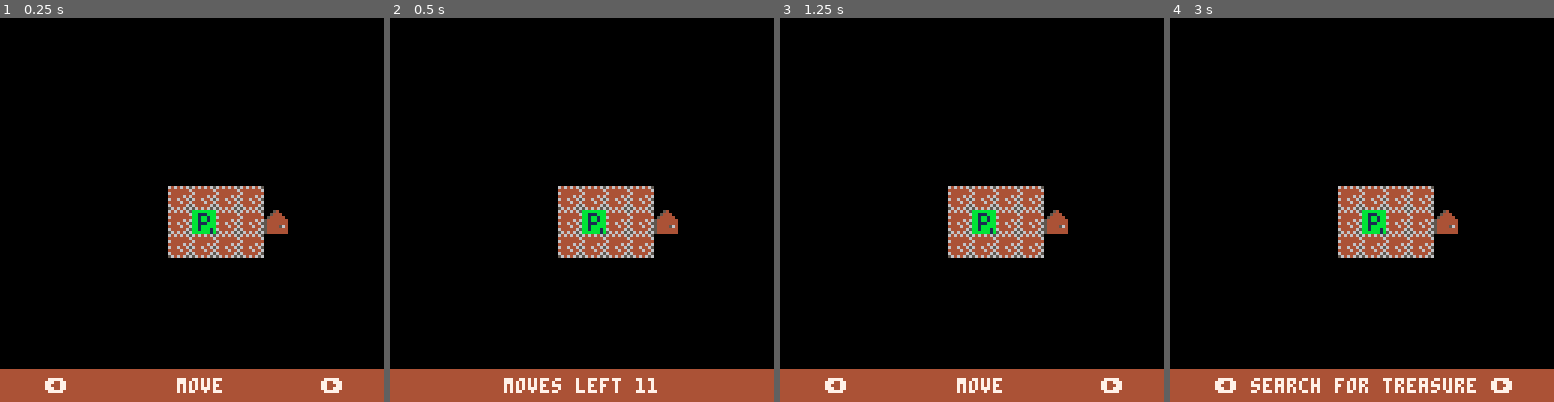
Above: before the commit, frames 1-4 (left to right).
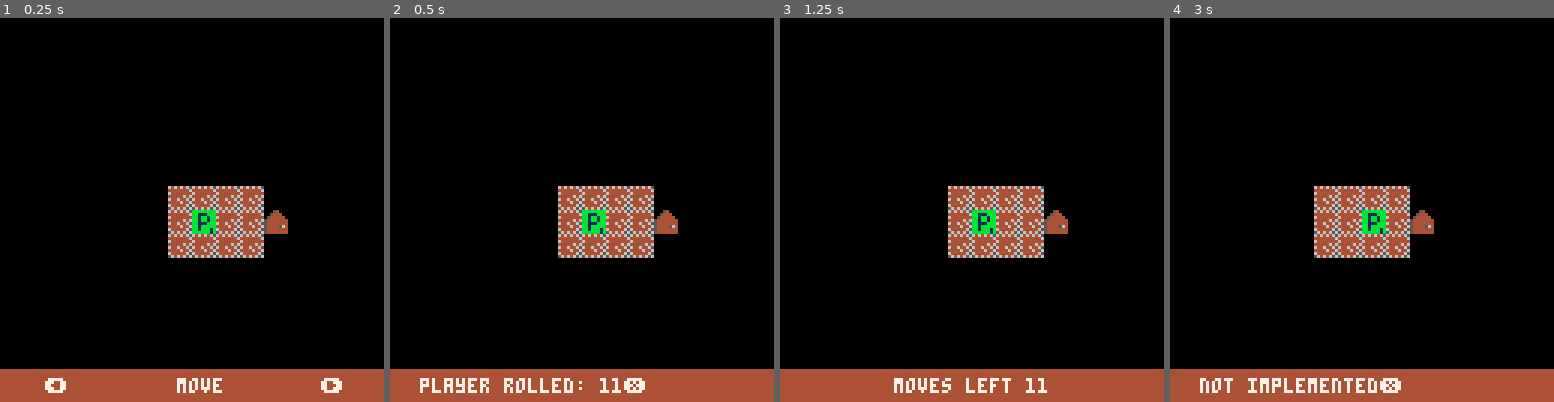
Above: after the commit, the same moments.

Repository: rad-corps/HQuest
Game: PICO-8 cartridge hq.p8
The game is run twice, just before and just after one commit, with the same random seed, the same clock (stepped at 60 frames per second) and the same inputs.
Inputs:
- Up to frame 1 (0.25 s): no input
- Up to frame 2 (0.5 s): tap X (X key) at 0.33 s
- Up to frame 3 (1.25 s): tap O (Z key) at 0.7 s; tap X (X key) at 1.07 s
- Up to frame 4 (3 s): hold Right 1.6-2.1 s; tap O (Z key) every 0.4 s from 1.7 to 2.9 s; tap X (X key) at 1.85, 2.97 s; hold Up 2.15-2.42 s; hold Right from 2.47 s (still down)

Frame 1 is identical in both runs. In frame 2, 0.9% of the frame differs, in the area x 7-70%, y 93-98%; in frame 3, 1.1%; in frame 4, 4.2%, in the area x 7-90%, y 43-98%.

Commit message:
player turn logic

Diff:
--- a/hq.p8
+++ b/hq.p8
@@ -157,8 +157,6 @@
 		self:move()
 	elseif self.state == "move_or_action" then
 		self:do_move_or_action_menu()
-	elseif self.state == "action" then
-
 	elseif self.state == "attack_menu" then
 		self:do_attack_menu()
 	end
@@ -233,32 +231,47 @@
 	if self.menu_selection > #move_or_action_menu then self.menu_selection = 1 end
 
 	if (btnp(5)) then
-		if self.menu_selection == 1 and self.move_used == false then --move
-			if self.dice_rolled == false then
+
+		if self.menu_selection == 1 then --move
+			if self.move_used == true then
+				gui:add_message("already moved this turn")
+			elseif self.dice_rolled == false then
 				self.ml = player:rollmovementdice()
+				gui:add_message("player rolled: " .. self.ml)
 			end
-			printh("player rolled: " .. self.ml)
-			self.state = "move"
-		elseif self.menu_selection == 2 and self.action_used == false then --attack
-			--check if enemy is adjacent todo this shouldnt be called every frame
-			self.adjacent_enemies = self:get_adjacent_enemies()
-			if (#self.adjacent_enemies == 0) printh("no adjacent enemies")
-			if (#self.adjacent_enemies > 0) then
-				printh("adjacent enemies exist: " .. #self.adjacent_enemies)
-				for en in all(self.adjacent_enemies) do
-					printh(en.name)
+			if self.ml > 0 then
+				self.state = "move"
+			end
+		elseif self.menu_selection == 2 then --attack
+			if self.action_used == false then
+				--check if enemy is adjacent todo this shouldnt be called every frame
+				self.adjacent_enemies = self:get_adjacent_enemies()
+				if (#self.adjacent_enemies == 0) gui:add_message("no enemies to attack")
+				if (#self.adjacent_enemies > 0) then
+					printh("adjacent enemies exist: " .. #self.adjacent_enemies)
+					for en in all(self.adjacent_enemies) do
+						printh(en.name)
+					end
+					self.state = "attack_menu"
+					self.attack_selection = 1
 				end
-				self.state = "attack_menu"
-				self.attack_selection = 1
+			else
+				gui:add_message("action already performed")
 			end
 
+		elseif self.menu_selection == 3 then --search for traps
+			gui:add_message("not implemented")
+		elseif self.menu_selection == 4 then --search for treasure
+			gui:add_message("not implemented")
 		elseif self.menu_selection == 5 then --end turn
 			actor_index += 1
 			self.move_used = false
+			self.action_used = false
 			self.menu_selection = 1
 			self.attack_selection = nil
 			self.adjacent_enemies = nil
 			self.dice_rolled = false
+
 		end
 	end
 end
@@ -281,6 +294,10 @@
 	elseif (btnp(5)) then --x attack enemy
 		self:attack_enemy()
 		self.action_used = true
+		if self.dice_rolled == true then
+			self.ml = 0
+			self.move_used = true
+		end
 		self.state = "move_or_action"
 	end
 end
